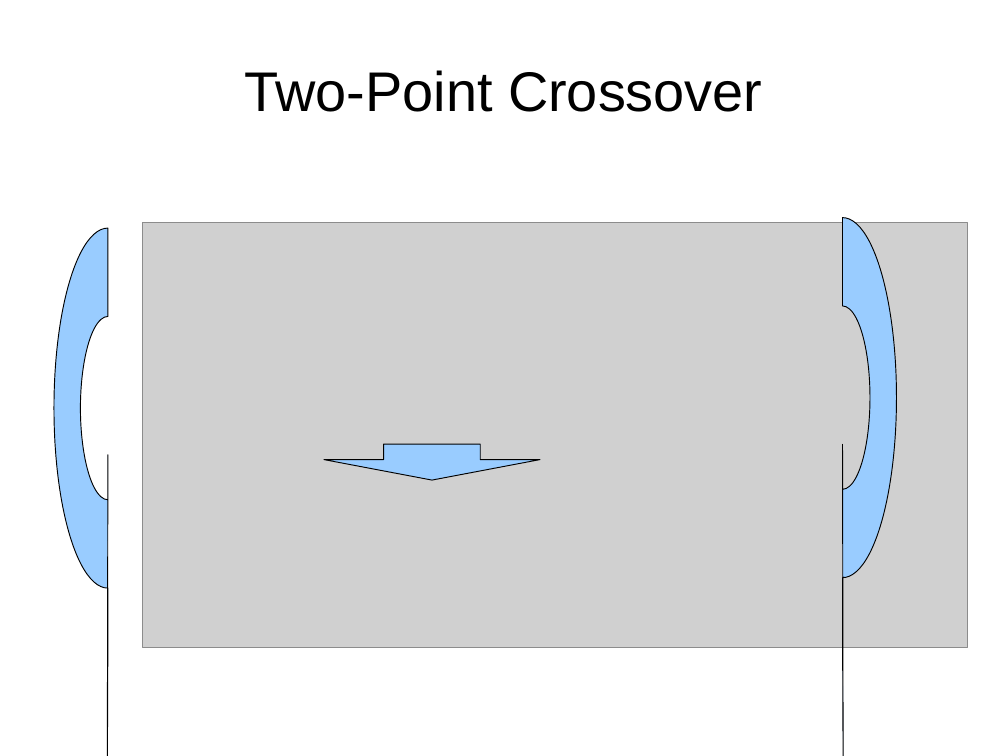
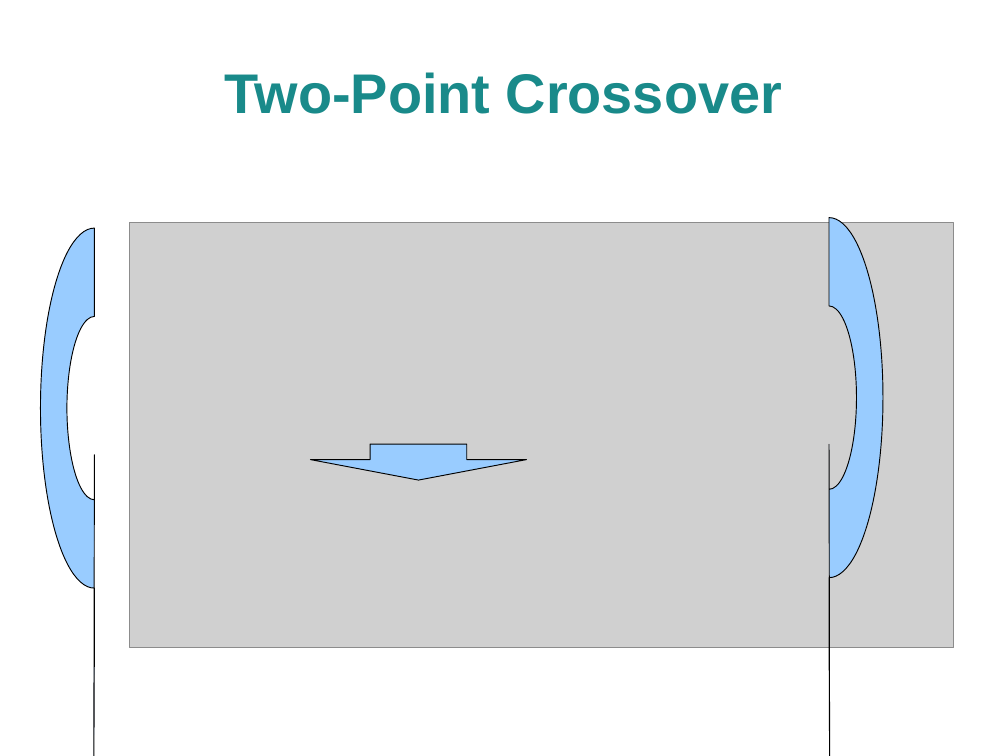
Before and after one commit to craignicol/geneticalgorithmtemplates, a slide deck: slide 8 of talks-and-presentations/techmeetup-glasgow-20090701/GeneticAlgorithms.ppt. Drawn at 1008x756 pixels with LibreOffice and Linux fonts; fonts in the diff are those of the drawing; grey boxes stand for pictures; background and template pictures are left out. Boxes give left, top, right and bottom in pixels: in the first picture for what was removed or moved away, otherwise in the second. Text is boxed around its words. In the diff, an @@ line names an element or a change of style, - is before the commit and + after.

Commit message:
Added nice formatting to presentation

```diff
--- a/talks-and-presentations/techmeetup-glasgow-20090701/GeneticAlgorithms.ppt
+++ b/talks-and-presentations/techmeetup-glasgow-20090701/GeneticAlgorithms.ppt
@@ title "Two-Point Crossover" at [225, 72, 782, 114]: text colour #000000 to #198A8A, bold on @@
@@ 2 freeform shapes, 1 picture, 1 down arrow: place and size @@
-2 freeform shapes, 1 picture, 1 down arrow at [54, 218, 968, 648]
+2 freeform shapes, 1 picture, 1 down arrow at [40, 218, 954, 648]
```
Also in this commit, not shown: 13 other slides changed, 1 other file.
